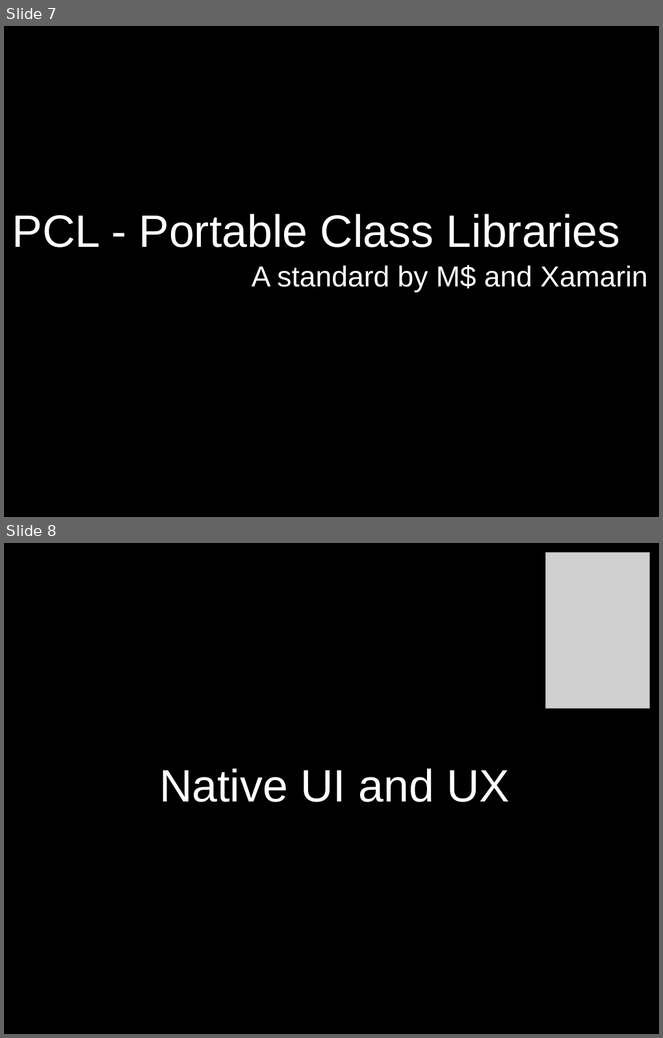
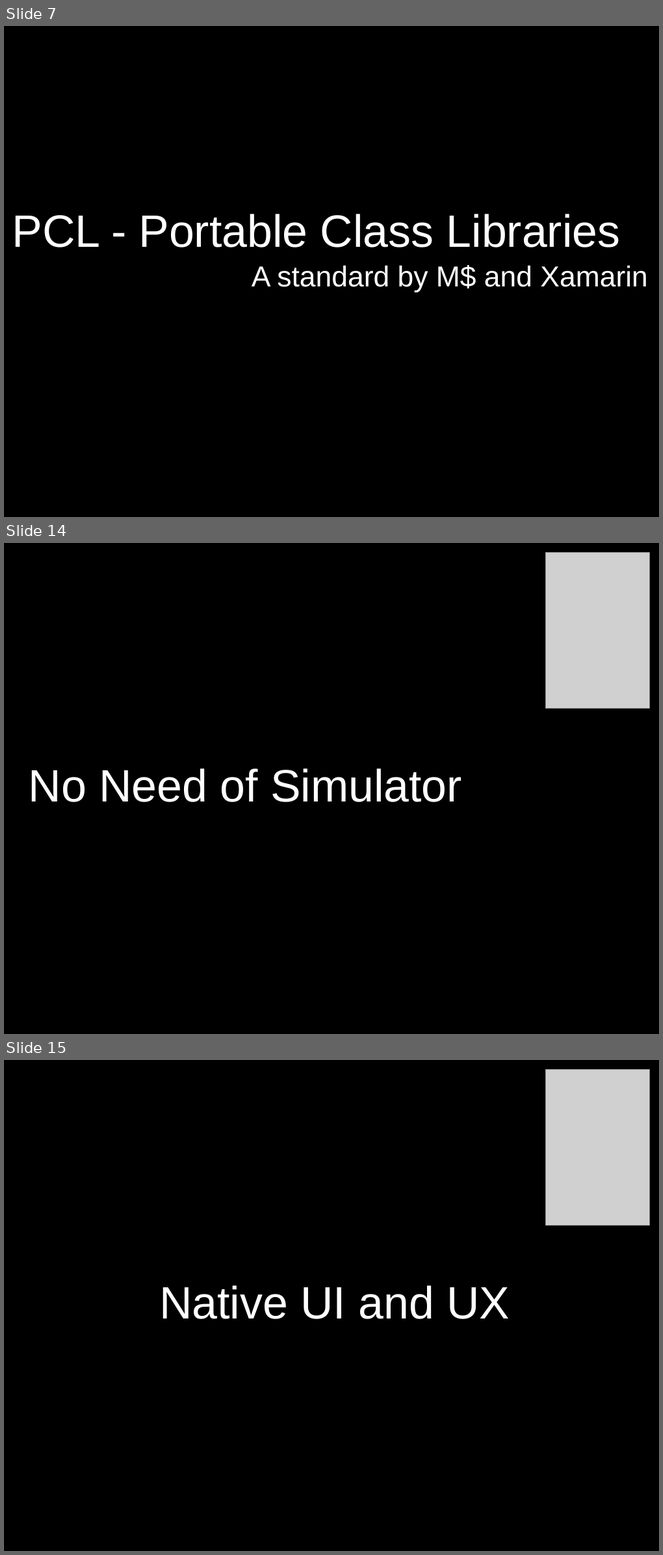
Before and after one commit to dodikk/xamarin-intro-slides, a slide deck: XamarinIntro.odp. Shown one above the other, each under a label of ours: slides 7 and 8 before the commit, slides 7, 14 and 15 after it; the slides between them are not shown. The pictures are 663x1038 and 663x1555 pixels, drawn with LibreOffice and Linux fonts; fonts in the diff are those of the drawing; grey boxes stand for pictures. Boxes give left, top, right and bottom in pixels: in the first picture for what was removed or moved away, otherwise in the second. Text is boxed around its words. In the diff, an @@ line names an element or a change of style, - is before the commit and + after.

```diff
--- a/XamarinIntro.odp
+++ b/XamarinIntro.odp
@@ slide 14 added at (x1=4, y1=543, x2=659, y2=1034), background #000000 @@
@@ picture added at (x1=546, y1=553, x2=650, y2=708) @@
@@ text added at (x1=29, y1=769, x2=462, y2=802), 55 pt, text #FFFFFF @@
+No Need of Simulator
@@ what was slide 8 is now slide 15 @@
```
Also in this commit, not shown: 1 slide changed, 9 other slides added, 1 slide removed, 5 other files.
